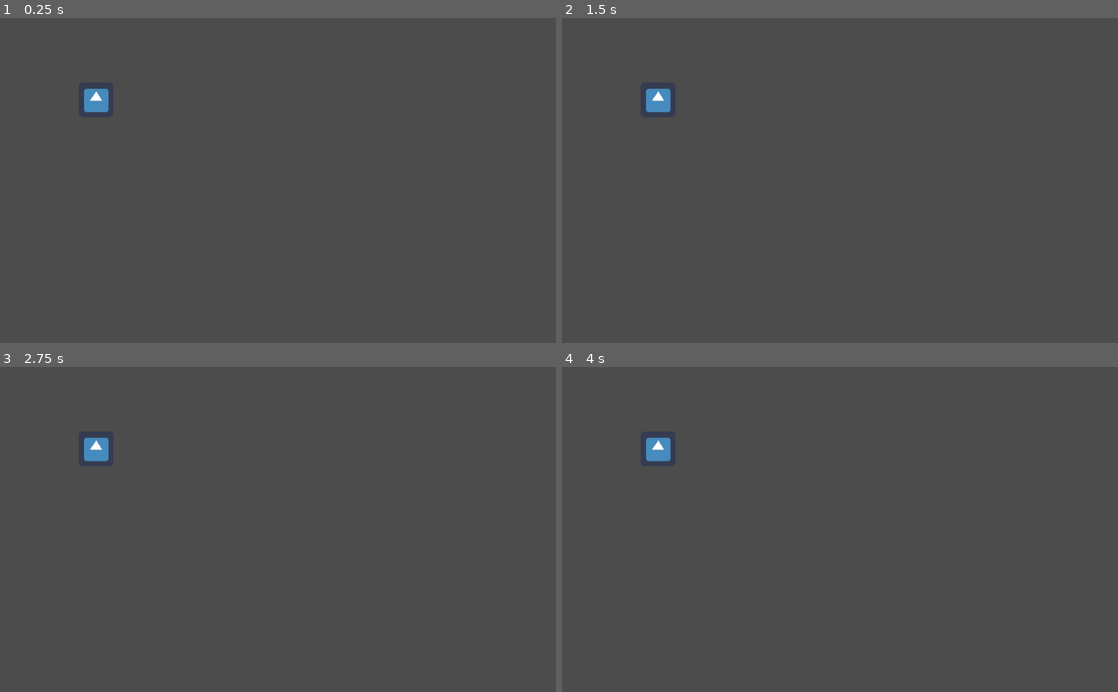
Above: before the commit, frames 1-4 (two rows, left to right).
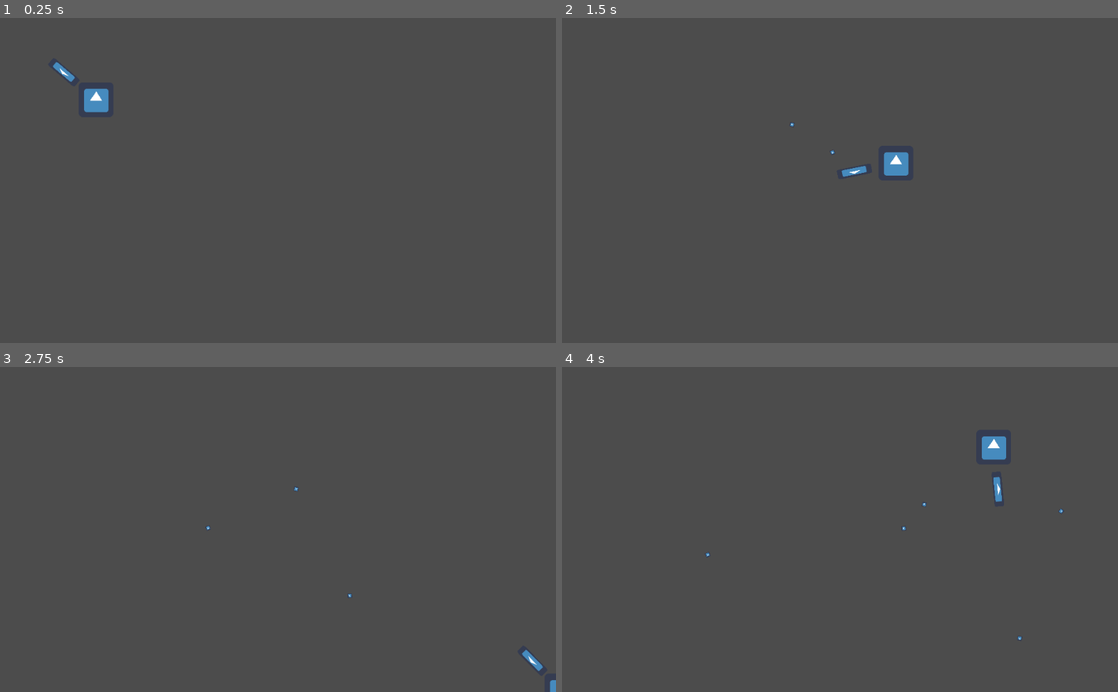
Above: after the commit, the same moments.

Repository: BytePlayersStudio/LD44
Game: Godot game, scene res://Scenes/Level1.tscn
Same seed, same stepped clock (60 frames per second), same inputs: the game is played once before the commit and once after it. The engine's default icon, where the game draws it, is replaced by a stand-in: a white triangle on a blue panel in a dark square.
Inputs (mouse positions are in pixels of both pictures, inside the frame that each line leads up to):
- Up to frame 1 (0.25 s): no input
- Up to frame 2 (1.5 s): tap Enter at 0.5 s; move the mouse to (962, 164) at 0.52 s; hold D (move_right) 0.53-1.28 s; click (962, 164) at 0.6 s; move the mouse to (728, 196) at 1.27 s; hold S (move_down) from 1.28 s (still down); click (728, 196) at 1.35 s
- Up to frame 3 (2.75 s): move the mouse to (333, 458) at 2.02 s; release S (move_down) at 2.03 s; hold D (move_right) from 2.03 s (still down); click (333, 458) at 2.1 s
- Up to frame 4 (4 s): move the mouse to (812, 594) at 2.77 s; release D (move_right) at 2.78 s; hold W (move_up) 2.78-3.53 s; click (812, 594) at 2.85 s; move the mouse to (1006, 578) at 3.52 s; hold A (move_left) from 3.53 s (still down); click (1006, 578) at 3.6 s

The runs differ from the first frame. In frame 1, less than 0.1% of the frame differs, in the area x 9-14%, y 13-20%; in frame 2, 0.7%; in frame 3, 0.5%; in frame 4, 0.8%, in the area x 15-91%, y 21-84%.

Commit message:
Added Player, Bullet and Gun base Scripts

Diff:
--- /dev/null
+++ b/LD44/Scenes/Bullet.tscn
@@ -0,0 +1,23 @@
+[gd_scene load_steps=4 format=2]
+
+[ext_resource path="res://Scripts/Bullet.gd" type="Script" id=1]
+[ext_resource path="res://icon.png" type="Texture" id=2]
+
+[sub_resource type="RectangleShape2D" id=1]
+extents = Vector2( 3.34037, 3.50781 )
+
+[node name="Bullet" type="KinematicBody2D"]
+script = ExtResource( 1 )
+
+[node name="Sprite" type="Sprite" parent="."]
+scale = Vector2( 0.132436, 0.132436 )
+texture = ExtResource( 2 )
+
+[node name="CollisionShape2D" type="CollisionShape2D" parent="."]
+shape = SubResource( 1 )
+
+[node name="DestroyTimer" type="Timer" parent="."]
+wait_time = 6.0
+autostart = true
+
+[connection signal="timeout" from="DestroyTimer" to="." method="_on_DestroyTimer_timeout"]
--- /dev/null
+++ b/LD44/Scenes/Gun.tscn
@@ -0,0 +1,18 @@
+[gd_scene load_steps=4 format=2]
+
+[ext_resource path="res://Scripts/Gun.gd" type="Script" id=1]
+[ext_resource path="res://Scenes/Bullet.tscn" type="PackedScene" id=2]
+[ext_resource path="res://icon.png" type="Texture" id=3]
+
+[node name="Gun" type="Node2D"]
+script = ExtResource( 1 )
+Bullet = ExtResource( 2 )
+
+[node name="GunSprite" type="Sprite" parent="."]
+position = Vector2( 0, -5.96046e-008 )
+scale = Vector2( 1, 0.28 )
+texture = ExtResource( 3 )
+offset = Vector2( 0, 2.38419e-007 )
+
+[node name="BulletSpawn" type="Position2D" parent="."]
+position = Vector2( 37.6484, 0 )
--- a/LD44/Scenes/Player.tscn
+++ b/LD44/Scenes/Player.tscn
@@ -1,10 +1,26 @@
-[gd_scene load_steps=3 format=2]
+[gd_scene load_steps=5 format=2]
 
 [ext_resource path="res://Scripts/Player.gd" type="Script" id=1]
 [ext_resource path="res://icon.png" type="Texture" id=2]
+[ext_resource path="res://Scenes/Gun.tscn" type="PackedScene" id=3]
 
-[node name="Player" type="Node2D"]
+[sub_resource type="RectangleShape2D" id=1]
+extents = Vector2( 28.1584, 27.6578 )
+
+[node name="Player" type="KinematicBody2D"]
 script = ExtResource( 1 )
+speed = 600
 
-[node name="Sprite" type="Sprite" parent="."]
+[node name="Body" type="Sprite" parent="."]
 texture = ExtResource( 2 )
+
+[node name="CollisionShape2D" type="CollisionShape2D" parent="."]
+shape = SubResource( 1 )
+
+[node name="GunPivot" type="Position2D" parent="."]
+
+[node name="GunPosition" type="Position2D" parent="GunPivot"]
+position = Vector2( 46.0975, 0 )
+
+[node name="Gun" parent="GunPivot/GunPosition" instance=ExtResource( 3 )]
+position = Vector2( 31.6977, 0 )
--- /dev/null
+++ b/LD44/Scripts/Bullet.gd
@@ -0,0 +1,20 @@
+extends KinematicBody2D
+
+class_name Bullet
+
+var velocity
+export var speed = 100
+
+func start(pos, dir):
+	rotation = dir
+	position = pos
+	velocity = Vector2(speed,0).rotated(rotation)
+
+func _physics_process(delta):
+	var collision = move_and_collide(velocity * delta)
+
+func on_hit():
+	queue_free()
+
+func _on_DestroyTimer_timeout():
+	queue_free()
--- /dev/null
+++ b/LD44/Scripts/Gun.gd
@@ -0,0 +1,16 @@
+extends Node2D
+
+class_name Gun
+
+export (PackedScene) var Bullet
+
+onready var bullet_spawn = get_node("BulletSpawn")
+
+func _ready():
+	if Bullet == null:
+		print("Please add a Bullet scene to the Gun")
+
+func shoot():
+	var b = Bullet.instance()
+	b.start(bullet_spawn.global_position, bullet_spawn.global_rotation)
+	get_tree().get_root().add_child(b)
--- a/LD44/Scripts/Player.gd
+++ b/LD44/Scripts/Player.gd
@@ -1,6 +1,34 @@
-extends Node2D
+extends KinematicBody2D
 
 class_name Player
 
-func _ready():
+
+onready var gunPivot : Position2D = get_node("GunPivot")
+onready var gun : Gun = get_node("GunPivot/GunPosition/Gun")
+var move_direction = Vector2(0,0)
+export var speed = 300;
+
+func _ready() -> void:
 	pass # Replace with function body.
+
+func _process(delta) -> void:
+	control_gun(delta)
+
+func _physics_process(delta):
+	move(delta)
+
+
+func control_gun(delta) -> void:
+	gunPivot.look_at(get_global_mouse_position())
+	if Input.is_action_just_pressed("shoot"):
+		gun.shoot()
+
+func move(delta) -> void:
+	move_and_slide(get_input_direction().normalized() * speed)
+
+
+func get_input_direction():
+	var input_direction = Vector2()
+	input_direction.x = int(Input.is_action_pressed("move_right")) - int(Input.is_action_pressed("move_left"))
+	input_direction.y = int(Input.is_action_pressed("move_down")) - int(Input.is_action_pressed("move_up"))
+	return input_direction
--- a/LD44/project.godot
+++ b/LD44/project.godot
@@ -9,12 +9,24 @@
 config_version=4
 
 _global_script_classes=[ {
+"base": "KinematicBody2D",
+"class": "Bullet",
+"language": "GDScript",
+"path": "res://Scripts/Bullet.gd"
+}, {
 "base": "Node2D",
+"class": "Gun",
+"language": "GDScript",
+"path": "res://Scripts/Gun.gd"
+}, {
+"base": "KinematicBody2D",
 "class": "Player",
 "language": "GDScript",
 "path": "res://Scripts/Player.gd"
 } ]
 _global_script_class_icons={
+"Bullet": "",
+"Gun": "",
 "Player": ""
 }
 
@@ -46,6 +58,11 @@
 "events": [ Object(InputEventKey,"resource_local_to_scene":false,"resource_name":"","device":0,"alt":false,"shift":false,"control":false,"meta":false,"command":false,"pressed":false,"scancode":65,"unicode":0,"echo":false,"script":null)
  ]
 }
+shoot={
+"deadzone": 0.5,
+"events": [ Object(InputEventMouseButton,"resource_local_to_scene":false,"resource_name":"","device":0,"alt":false,"shift":false,"control":false,"meta":false,"command":false,"button_mask":0,"position":Vector2( 0, 0 ),"global_position":Vector2( 0, 0 ),"factor":1.0,"button_index":1,"pressed":false,"doubleclick":false,"script":null)
+ ]
+}
 
 [rendering]
 
